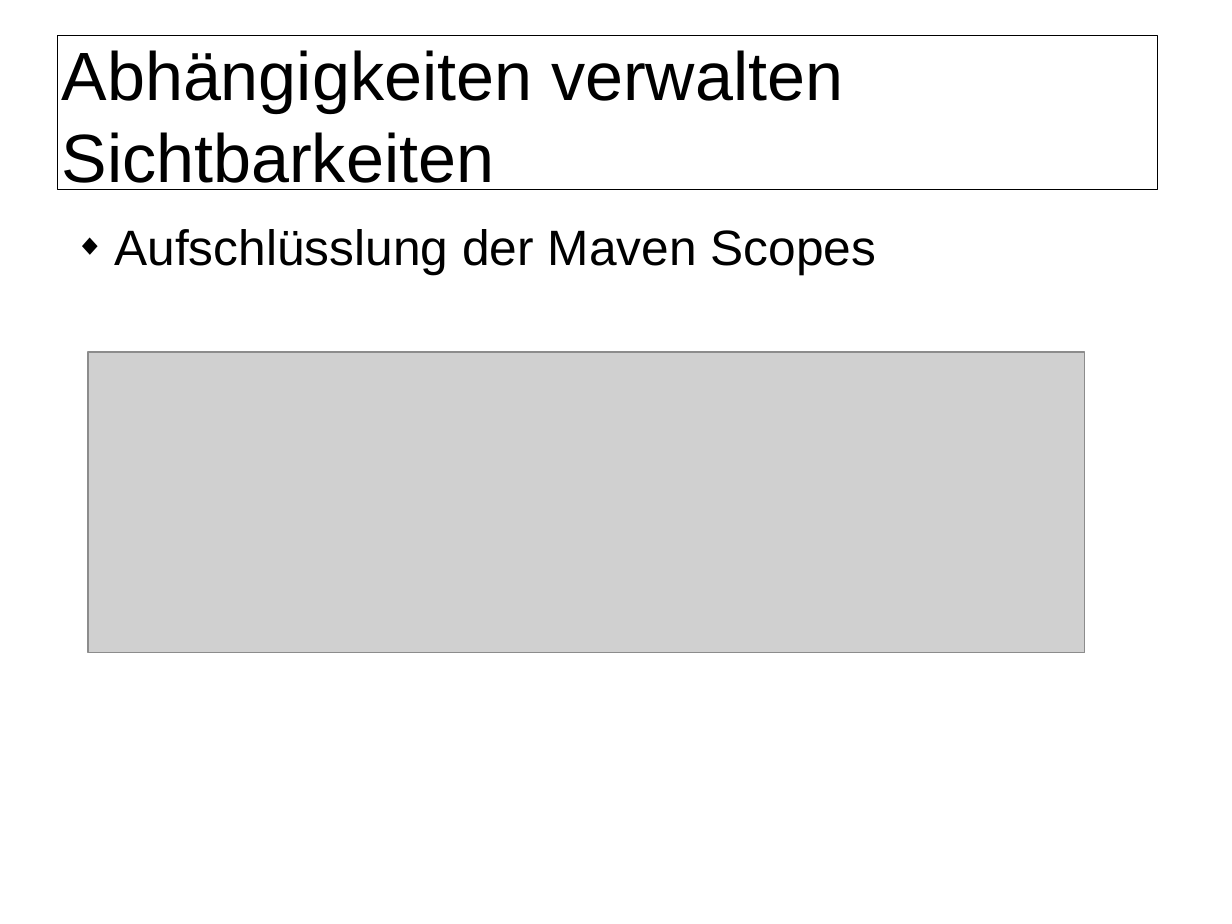
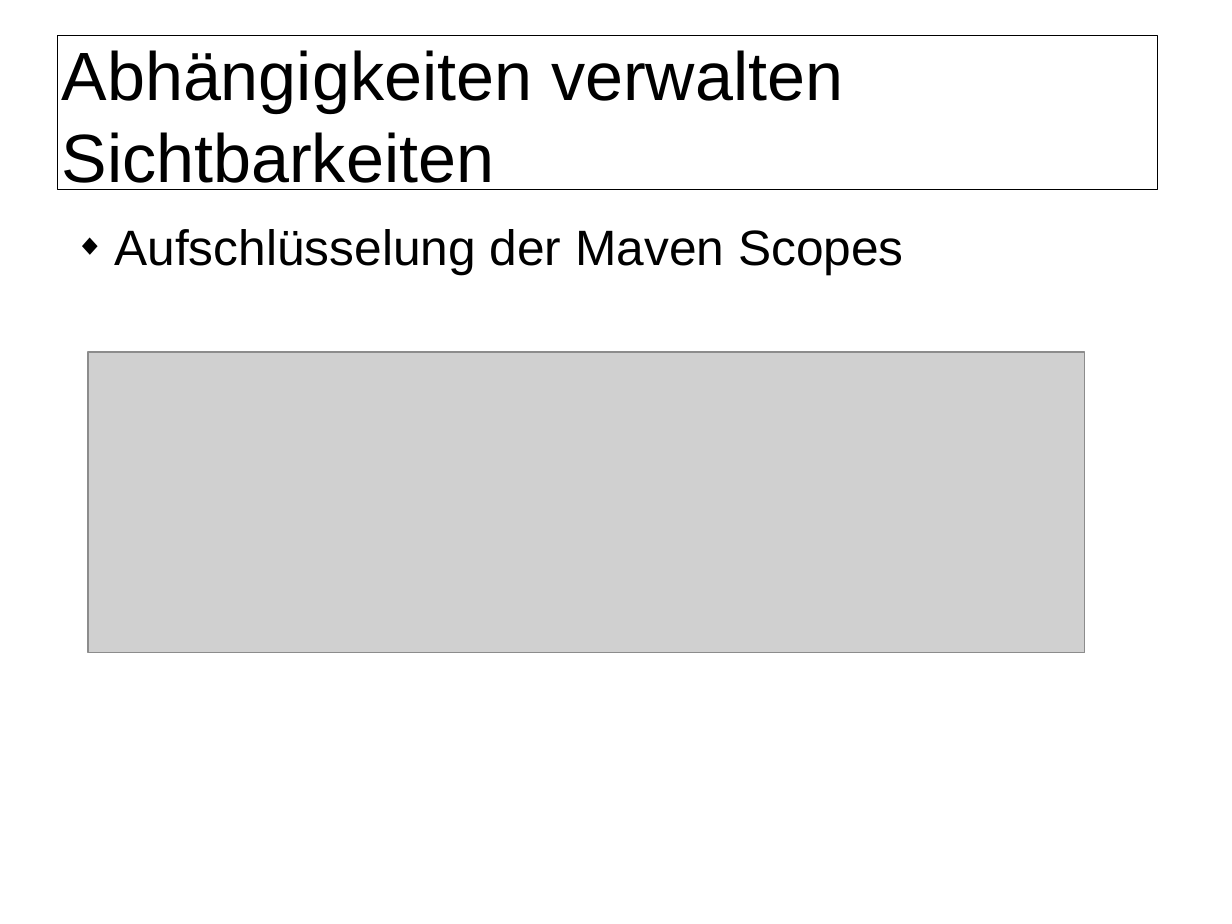
Before and after one commit to herrwieger/experttrainingbuildsystems, a slide deck: slide 11 of praesentationen/maven2.odp (slide 12 before the commit). Drawn at 1232x924 pixels with LibreOffice and Linux fonts; fonts in the diff are those of the drawing; grey boxes stand for pictures; background and template pictures are left out. Boxes give left, top, right and bottom in pixels: in the first picture for what was removed or moved away, otherwise in the second. Text is boxed around its words. In the diff, an @@ line names an element or a change of style, - is before the commit and + after.

```diff
--- a/praesentationen/maven2.odp
+++ b/praesentationen/maven2.odp
@@ text at [114,229,904,275]: text changed @@
-◆ Aufschlüsslung der Maven Scopes
+◆ Aufschlüsselung der Maven Scopes
```
Also in this commit, not shown: 10 other slides changed, 1 slide added, 1 slide removed.
